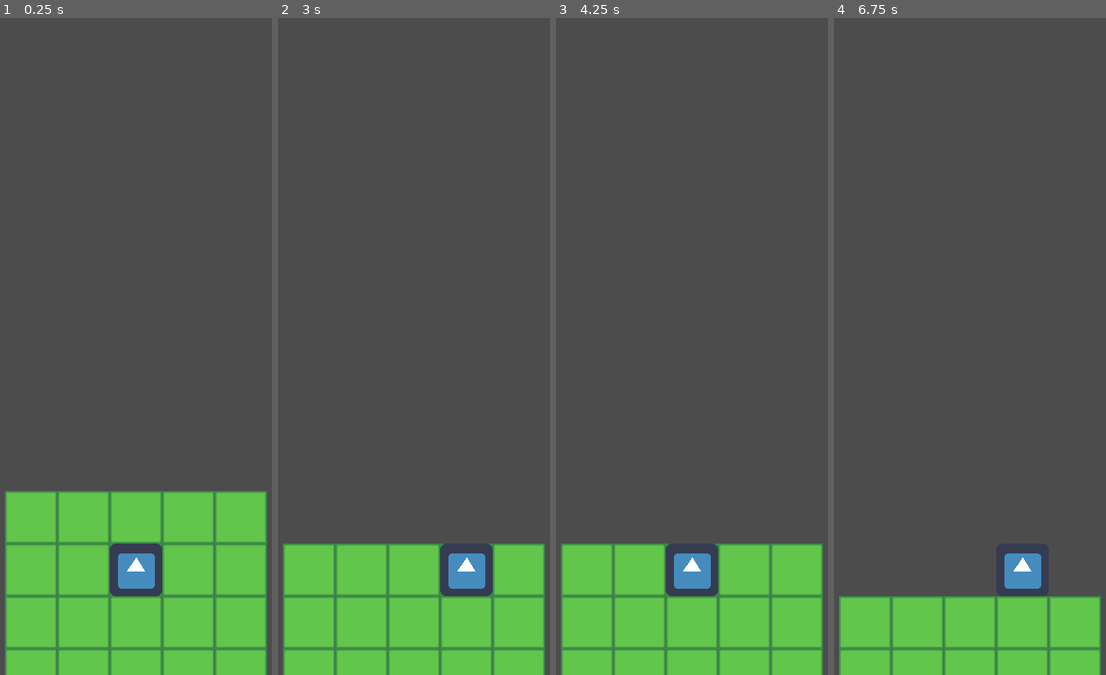
Above: before the commit, frames 1-4 (left to right).
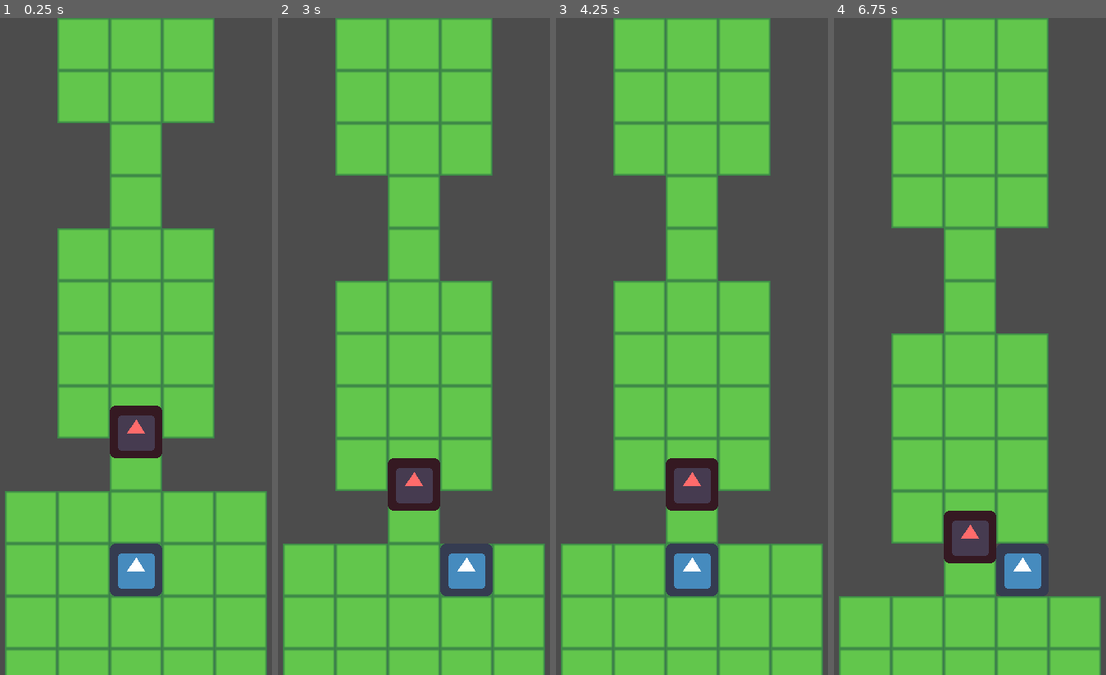
Above: after the commit, the same moments.

Repository: Gman0064/FrogGame
Game: Godot game, scene res://Debug.tscn
The game is run twice, just before and just after one commit, with the same random seed, the same clock (stepped at 60 frames per second) and the same inputs. The engine's default icon, where the game draws it, is replaced by a stand-in: a white triangle on a blue panel in a dark square.
Inputs:
- Up to frame 1 (0.25 s): no input
- Up to frame 2 (3 s): tap Enter at 0.5, 2 s; hold Right (jump_right) 0.53-1.28 s; hold Space (attack) 0.53-1.28 s; hold Left (jump_left) 1.28-2.03 s; tap Space (attack) at 1.35, 2.85 s; hold Right (jump_right) 2.03-2.78 s; hold Space (attack) 2.03-2.78 s; hold Up (jump_forward) from 2.78 s (still down)
- Up to frame 3 (4.25 s): tap Enter at 3.5 s; release Up (jump_forward) at 3.53 s; hold Left (jump_left) from 3.53 s (still down); hold Space (attack) from 3.53 s (still down)
- Up to frame 4 (6.75 s): release Space (attack) at 4.28 s; tap Space (attack) at 4.35, 5.85 s; hold Space (attack) 5.03-5.78 s; release Left (jump_left) at 5.78 s; hold Right (jump_right) 5.78-6.53 s; hold Up (jump_forward) from 6.53 s (still down); hold Space (attack) from 6.53 s (still down)

The runs differ from the first frame. In frame 1, 32% of the frame differs, in the area x 21-79%, y 0-72%; in frame 2, 36%; in frame 3, 36%; in frame 4, 41%, in the area x 21-79%, y 0-88%.

Commit message:
Progress

Diff:
--- a/Assets/Chunks/DebugChunk.tscn
+++ b/Assets/Chunks/DebugChunk.tscn
@@ -36,14 +36,14 @@
 1/shapes = [  ]
 1/z_index = 0
 
-[node name="Chunk" type="StaticBody2D"]
+[node name="DebugChunk" type="StaticBody2D"]
 collision_layer = 2
 collision_mask = 2
 script = ExtResource( 1 )
 __meta__ = {
 "_edit_group_": true
 }
-height = 96
+height = 192
 
 [node name="CollisionShape2D" type="CollisionShape2D" parent="."]
 shape = SubResource( 2 )
--- a/Assets/Chunks/DebugChunk2.tscn
+++ b/Assets/Chunks/DebugChunk2.tscn
@@ -43,7 +43,7 @@
 __meta__ = {
 "_edit_group_": true
 }
-height = 96
+height = 192
 
 [node name="CollisionShape2D" type="CollisionShape2D" parent="."]
 shape = SubResource( 2 )
--- a/Assets/Chunks/DebugChunk3.tscn
+++ b/Assets/Chunks/DebugChunk3.tscn
@@ -40,7 +40,7 @@
 collision_layer = 2
 collision_mask = 2
 script = ExtResource( 1 )
-height = 112
+height = 224
 
 [node name="CollisionShape2D" type="CollisionShape2D" parent="."]
 shape = SubResource( 2 )
--- /dev/null
+++ b/Assets/Enemy.tscn
@@ -0,0 +1,18 @@
+[gd_scene load_steps=3 format=2]
+
+[ext_resource path="res://icon.png" type="Texture" id=1]
+
+[sub_resource type="RectangleShape2D" id=1]
+extents = Vector2( 32, 32 )
+
+[node name="Enemy" type="KinematicBody2D"]
+collision_layer = 4
+collision_mask = 4
+
+[node name="CollisionShape2D" type="CollisionShape2D" parent="."]
+shape = SubResource( 1 )
+
+[node name="Sprite" type="Sprite" parent="."]
+modulate = Color( 1, 0.423529, 0.423529, 1 )
+z_index = 1
+texture = ExtResource( 1 )
--- a/Assets/Player.tscn
+++ b/Assets/Player.tscn
@@ -9,11 +9,9 @@
 [node name="Player" type="KinematicBody2D"]
 position = Vector2( 192, 672 )
 script = ExtResource( 2 )
-__meta__ = {
-"_edit_group_": true
-}
 
 [node name="Sprite" type="Sprite" parent="."]
+z_index = 1
 texture = ExtResource( 1 )
 
 [node name="CollisionShape2D" type="CollisionShape2D" parent="."]
@@ -24,3 +22,18 @@
 enabled = true
 cast_to = Vector2( 0, 10 )
 collision_mask = 2
+
+[node name="TongueEnd" type="Sprite" parent="."]
+scale = Vector2( 0.25, 0.250001 )
+texture = ExtResource( 1 )
+
+[node name="TongueBody" type="Line2D" parent="."]
+scale = Vector2( 1, 3.19999 )
+points = PoolVector2Array( 0, 0, 0, 0 )
+
+[node name="EnemyRaycast" type="RayCast2D" parent="."]
+enabled = true
+cast_to = Vector2( 0, -220 )
+collision_mask = 4
+
+[node name="Tween" type="Tween" parent="."]
--- a/Debug.tscn
+++ b/Debug.tscn
@@ -1,7 +1,40 @@
-[gd_scene load_steps=3 format=2]
+[gd_scene load_steps=7 format=2]
 
 [ext_resource path="res://Assets/Player.tscn" type="PackedScene" id=1]
 [ext_resource path="res://Assets/OriginChunk.tscn" type="PackedScene" id=2]
+[ext_resource path="res://Assets/Enemy.tscn" type="PackedScene" id=3]
+[ext_resource path="res://Sprites/water.jpg" type="Texture" id=4]
+
+[sub_resource type="Shader" id=1]
+code = "shader_type canvas_item;
+
+uniform float tile_factor = 10.0;
+uniform float aspect_ratio = 0.5;
+
+uniform vec2 time_factor = vec2(2.0, 3.0);
+uniform vec2 offset_factor = vec2(5.0, 2.0);
+uniform vec2 amplitude = vec2(0.05, 0.05);
+
+void fragment() {
+	vec2 tiled_uvs = UV * tile_factor;
+	tiled_uvs.y *= aspect_ratio;
+
+	vec2 wave_uv_offset;
+	wave_uv_offset.x += sin(TIME * time_factor.x + (tiled_uvs.x + tiled_uvs.y) * offset_factor.x);
+	wave_uv_offset.y += cos(TIME * time_factor.y + (tiled_uvs.x + tiled_uvs.y) * offset_factor.y);
+
+
+	COLOR = texture(TEXTURE, tiled_uvs + wave_uv_offset * amplitude);
+
+}"
+
+[sub_resource type="ShaderMaterial" id=2]
+shader = SubResource( 1 )
+shader_param/tile_factor = 1.0
+shader_param/aspect_ratio = 1.0
+shader_param/time_factor = Vector2( 0.5, 0.75 )
+shader_param/offset_factor = Vector2( 5, 2 )
+shader_param/amplitude = Vector2( 0.025, 0.025 )
 
 [node name="Debug" type="Node2D"]
 
@@ -13,4 +46,16 @@
 z_index = 1
 
 [node name="OriginChunk" parent="." instance=ExtResource( 2 )]
-position = Vector2( 192, 704 )
+position = Vector2( 192, 703.949 )
+
+[node name="Enemy" parent="." instance=ExtResource( 3 )]
+position = Vector2( 192, 504 )
+
+[node name="Sprite" type="Sprite" parent="."]
+visible = false
+self_modulate = Color( 0.545098, 0.698039, 0.517647, 1 )
+material = SubResource( 2 )
+position = Vector2( 216, 416 )
+scale = Vector2( 0.876, 0.876 )
+z_index = -5
+texture = ExtResource( 4 )
--- a/Scripts/Chunk.gd
+++ b/Scripts/Chunk.gd
@@ -10,5 +10,5 @@
 
 func _physics_process(delta):
 	if (position):
-		if (self.position.y > (player.position.y + 300)):
+		if (self.position.y > (player.position.y + 400)):
 			self.queue_free()
--- a/Scripts/OriginChunk.gd
+++ b/Scripts/OriginChunk.gd
@@ -1,19 +1,24 @@
 extends StaticBody2D
 
-const ORIGIN_HEIGHT = 64
+const ORIGIN_HEIGHT = 128
+
+onready var root = get_parent()
 
 var chunks = []
 
 # Called when the node enters the scene tree for the first time.
 func _ready():
 	load_chunks()
+	var previous_chunk
+	var rng = RandomNumberGenerator.new()
+	for i in range(0,3):
+		rng.randomize()
+		var rand_index = rng.randi_range(0, len(chunks) - 1)
+		var chunk = load(chunks[rand_index])
+		var new_chunk = chunk.instance()
 
-	var previous_chunk
+		root.call_deferred("add_child", new_chunk)
 
-	for i in range(0,3):
-		var chunk = load(chunks[0])
-		var new_chunk = chunk.instance()
-		print(new_chunk)
 		new_chunk.position.x = self.position.x
 
 		if (i == 0):
@@ -27,8 +32,6 @@
 
 		previous_chunk = new_chunk
 
-		get_tree().get_root().get_node("Debug").add_child(new_chunk)
-
 
 func load_chunks():
 	var dir = Directory.new()
--- a/Scripts/Player.gd
+++ b/Scripts/Player.gd
@@ -1,17 +1,23 @@
 extends KinematicBody2D
 
 const TILE_SIZE = 64
-const CHUNK_LENGTH = 384
 
 onready var raycast = get_node("RayCast2D")
 onready var camera = get_node("../Camera2D")
+onready var tongue_sprite = get_node("TongueEnd")
+onready var max_tongue_pos = get_node("MaxTonguePosition")
+onready var enemy_detector = get_node("EnemyRaycast")
+onready var tween = get_node("Tween")
+onready var rng = RandomNumberGenerator.new()
 
-var chunk = preload("res://Assets/Chunks/DebugChunk.tscn")
+var chunks = []
+
 var last_chunk = null
+var has_moved = false
 
 # Called when the node enters the scene tree for the first time.
 func _ready():
-	pass # Replace with function body.
+	load_chunks()
 
 
 func _input(event):
@@ -21,34 +27,102 @@
 		move_direction("left")
 	if event.is_action_pressed("jump_right"):
 		move_direction("right")
+	if event.is_action_pressed("attack"):
+		extend_tongue()
 
 
 func _physics_process(delta):
-	#check_next_chunk()
-	pass
+	if(has_moved):
+		check_next_chunk()
 
 
 func move_direction(dir):
 	if dir == "up":
+		has_moved = true
 		self.position.y -= TILE_SIZE
 		camera.position.y -= TILE_SIZE
 	elif dir == "left":
+		has_moved = true
 		self.position.x -= TILE_SIZE
 	elif dir == "right":
+		has_moved = true
 		self.position.x += TILE_SIZE
+
+
+func move_frog(next_pos):
+	tween.interpolate_property(self, "position",
+		self.position, next_pos, 0.05,
+		Tween.TRANS_LINEAR, Tween.EASE_IN_OUT)
+	tween.start()
 
 
 func check_next_chunk():
 	if (!raycast.is_colliding()):
-		print("Map chunk not found, spawning...")
-		var new_chunk = chunk.instance()
+		#print("Map chunk not found, spawning...")
+		rng.randomize()
+		var rand_index = rng.randi_range(0, len(chunks) - 1)
+		var new_chunk = load(chunks[rand_index]).instance()
 		get_tree().get_current_scene().add_child(new_chunk)
-		new_chunk.position = Vector2(last_chunk.position.x,
-									 last_chunk.position.y - CHUNK_LENGTH)
+		new_chunk.position.x = last_chunk.position.x
+		new_chunk.position.y = (last_chunk.position.y -
+								last_chunk.height -
+								new_chunk.height)
 	else:
 		if (last_chunk == raycast.get_collider()):
 			pass
 		else:
-			print("Setting last known chunk")
+			#print("Setting last known chunk")
 			last_chunk = raycast.get_collider()
 	pass
+
+
+func load_chunks():
+	var dir = Directory.new()
+	dir.open("res://Assets/Chunks/")
+	dir.list_dir_begin()
+	while true:
+		var file = dir.get_next()
+		if file == "":
+			break
+		elif not file.begins_with("."):
+			chunks.append("res://Assets/Chunks/" + file)
+	dir.list_dir_end()
+
+
+func calculate_enemy_distance():
+	if(enemy_detector.is_colliding()):
+		var enemy = enemy_detector.get_collider()
+		var distance = (enemy.position.y - self.position.y)
+		print(distance)
+		return [distance, (distance * (0.318))]
+	else:
+		return [-220, -70]
+
+
+func extend_tongue():
+	print("Extending!")
+	var distance = calculate_enemy_distance()
+	tween.interpolate_property(tongue_sprite, "position",
+		Vector2(0, 0), Vector2(0,distance[0]), 0.05,
+		Tween.TRANS_LINEAR, Tween.EASE_IN_OUT)
+	print(distance[1])
+	tween.interpolate_method(self, "update_tongue_length",
+		Vector2(0, 0), Vector2(0,distance[1]), 0.05,
+		Tween.TRANS_LINEAR, Tween.EASE_IN_OUT)
+	tween.interpolate_callback(self, 0.05, "retract_tongue", distance)
+	tween.start()
+
+
+func retract_tongue(distance):
+	print("Retracting!")
+	tween.interpolate_property(tongue_sprite, "position",
+		Vector2(0,distance[0]), Vector2(0, 0), 0.05,
+		Tween.TRANS_LINEAR, Tween.EASE_IN_OUT)
+	tween.interpolate_method(self, "update_tongue_length",
+		Vector2(0,distance[1]), Vector2(0, 0), 0.05,
+		Tween.TRANS_LINEAR, Tween.EASE_IN_OUT)
+	tween.start()
+
+
+func update_tongue_length(new_pos):
+	get_node("TongueBody").set_point_position(1, new_pos)
Binary file added: Sprites/water.jpg
Not shown, added: Sprites/water.jpg.import
